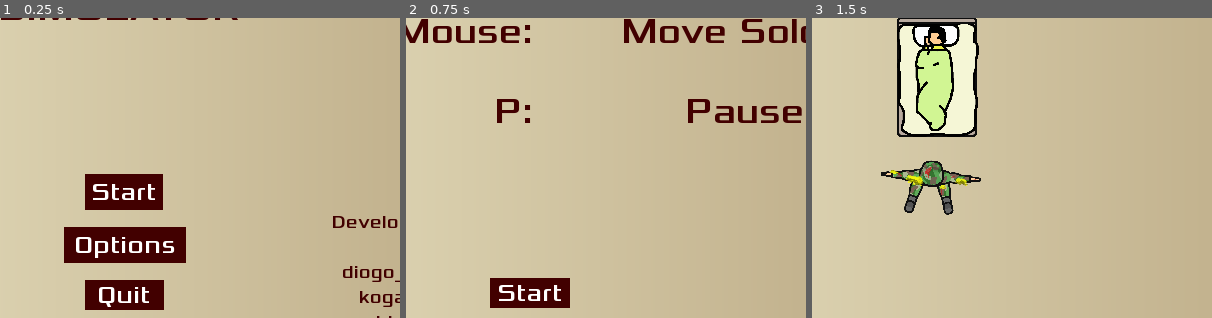
Above: before the commit, frames 1-3 (left to right).
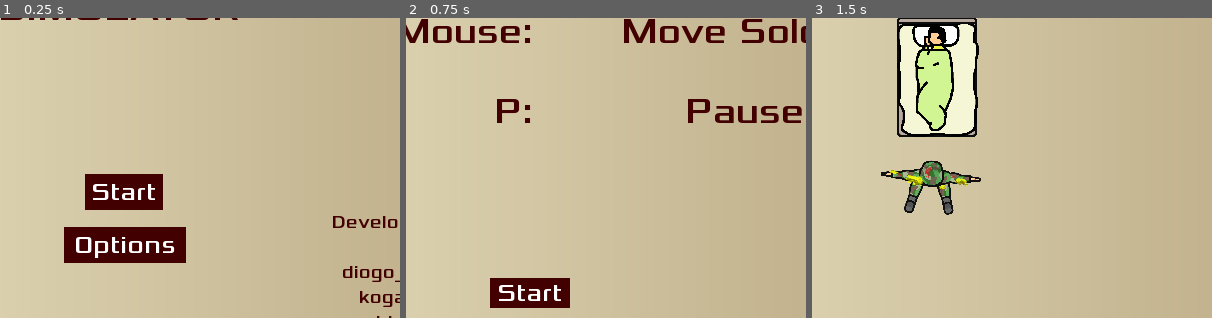
Above: after the commit, the same moments.

Repository: honoriocassiano/the-silent-protector-simulator
Game: Godot game, scene res://Main.tscn
The game is run twice, just before and just after one commit, with the same random seed, the same clock (stepped at 60 frames per second) and the same inputs.
Inputs:
- Up to frame 1 (0.25 s): no input
- Up to frame 2 (0.75 s): click "Start" at 0.5 s
- Up to frame 3 (1.5 s): click "Start" at 1.25 s
The pictures show only the part of the screen within x 34-84%, y 40-90%; the shares and areas given below are measured in that part.

The runs differ from the first frame. In frame 1, 2.0% of the frame differs, in the area x 21-41%, y 87-98%; in frame 2, nothing differs; in frame 3, nothing differs.

Commit message:
Hide quit button when on HTML5

Diff:
--- a/HUD.gd
+++ b/HUD.gd
@@ -44,6 +44,8 @@
 	$EndScreen.show()
 	$OptionsScreen.hide()
 
+	$EndScreen/QuitGameButton.visible = OS.get_name() != "HTML5"
+
 #	Set messages
 	$EndScreen/EndGameMessageLabel.set_text(_get_message(points))
 	$EndScreen/PointsLabel.set_text("Score: " + str(points))
@@ -56,6 +58,8 @@
 	$GameScreen.hide()
 	$EndScreen.hide()
 	$OptionsScreen.hide()
+
+	$StartScreen/QuitGameButton.visible = OS.get_name() != "HTML5"
 
 
 func _start_tutorial():
--- a/HUD.tscn
+++ b/HUD.tscn
@@ -39,21 +39,21 @@
 [sub_resource type="StyleBoxFlat" id=11]
 bg_color = Color( 0.258824, 0, 0, 1 )
 
+[sub_resource type="InputEventAction" id=12]
+action = "ui_select"
+
+[sub_resource type="ShortCut" id=13]
+shortcut = SubResource( 12 )
+
+[sub_resource type="DynamicFont" id=14]
+size = 25
+font_data = ExtResource( 1 )
+
 [sub_resource type="InputEventAction" id=15]
 action = "ui_select"
 
 [sub_resource type="ShortCut" id=16]
 shortcut = SubResource( 15 )
-
-[sub_resource type="DynamicFont" id=12]
-size = 25
-font_data = ExtResource( 1 )
-
-[sub_resource type="InputEventAction" id=13]
-action = "ui_select"
-
-[sub_resource type="ShortCut" id=14]
-shortcut = SubResource( 13 )
 
 [node name="CanvasLayer" type="CanvasLayer"]
 follow_viewport_enable = true
@@ -134,6 +134,7 @@
 }
 
 [node name="QuitGameButton" type="Button" parent="StartScreen"]
+visible = false
 margin_left = 360.0
 margin_top = 503.0
 margin_right = 438.72
Not shown: 3 places in HUD.tscn that only renumber resources
